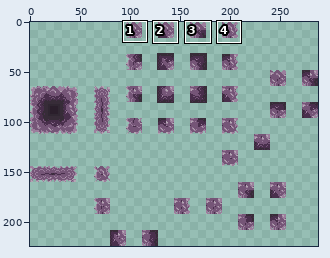
A sprite sheet gets an edit: TileSets/Tilemap3.0.png. The first picture is a wide view before the edit; the outline marks the close-up.
Close-up. Before:
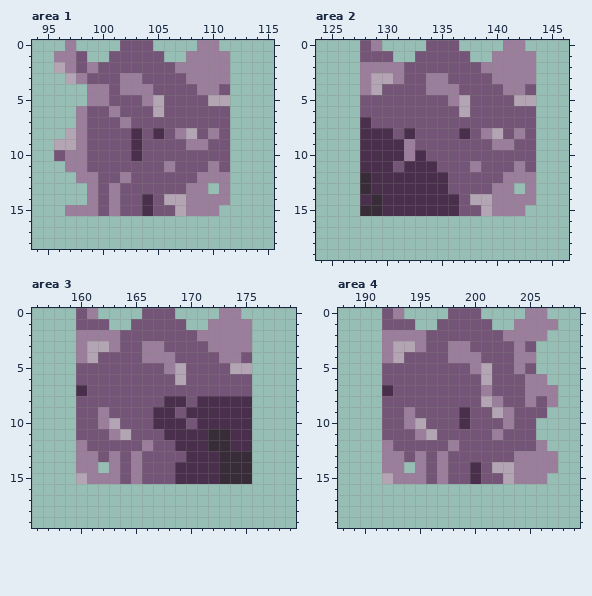
The file is 288x224 pixels. Shown: area 1: x 94..115, y 0..18; area 2: x 124..146, y 0..19; area 3: x 156..179, y 0..19; area 4: x 188..209, y 0..19. The commit also changed other parts of the picture, which this record leaves out.
After the commit:
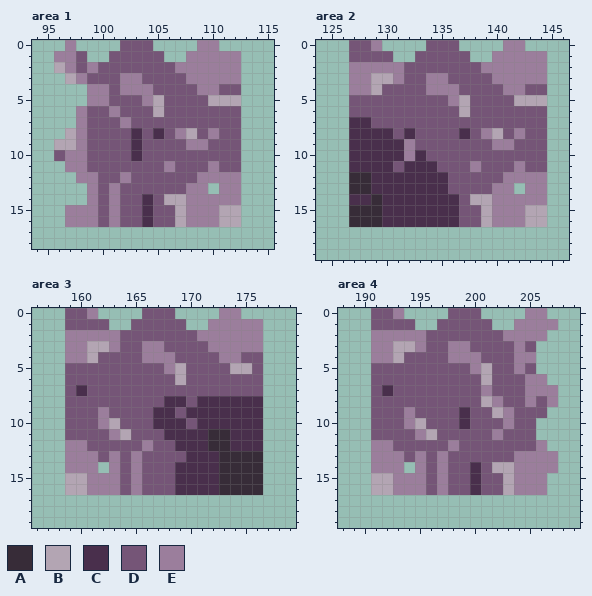
Palette (. is transparent): A #372c38  B #b3a5b3  C #492f4c  D #755577  E #9b7e9c
Edits made:
Changed rows in their new state; - is an unchanged pixel.
Area 1:
first column x 97:
 1 ---------------E
 2 ---------------E
 3 ---------------E
 4 ---------------D
 5 ---------------B
 6 ---------------D
 7 ---------------D
 8 ---------------D
 9 ---------------D
10 ---------------D
11 ---------------D
12 ---------------E
13 ---------------E
14 ---------------E
15 --------------BB
16 EEEDEDDCDDBEEEBB
Area 2:
first column x 127:
 0 D-----------------
 1 D----------------E
 2 E----------------E
 3 E----------------E
 4 E----------------D
 5 D----------------B
 6 D----------------D
 7 C----------------D
 8 C----------------D
 9 C----------------D
10 C----------------D
11 C----------------D
12 A----------------E
13 A----------------E
14 C----------------E
15 A---------------BB
16 AAACCCCCCCDDBEEEBB
Area 3:
first column x 159:
 0 D-----------------
 1 D----------------E
 2 E----------------E
 3 E----------------E
 4 E----------------D
 5 D----------------D
 6 D----------------D
 7 D----------------D
 8 D----------------C
 9 D----------------C
10 D----------------C
11 D----------------C
12 E----------------C
13 E----------------A
14 E----------------A
15 B----------------A
16 BBEEEDEDDDCCCCAAAA
Area 4:
first column x 191:
 0 D---------------
 1 D---------------
 2 E---------------
 3 E---------------
 4 E---------------
 5 D---------------
 6 D---------------
 7 D---------------
 8 D---------------
 9 D---------------
10 D---------------
11 D---------------
12 E---------------
13 E---------------
14 E---------------
15 B---------------
16 BBEEEDEDDCDDBEEE
